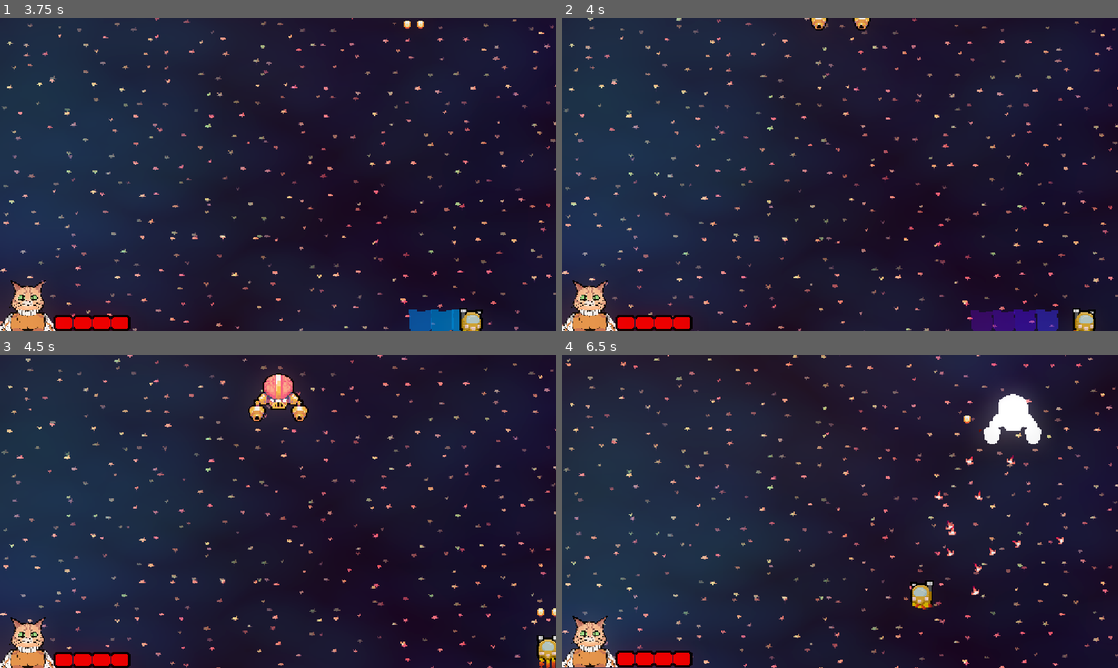
Above: before the commit, frames 1-4 (two rows, left to right).
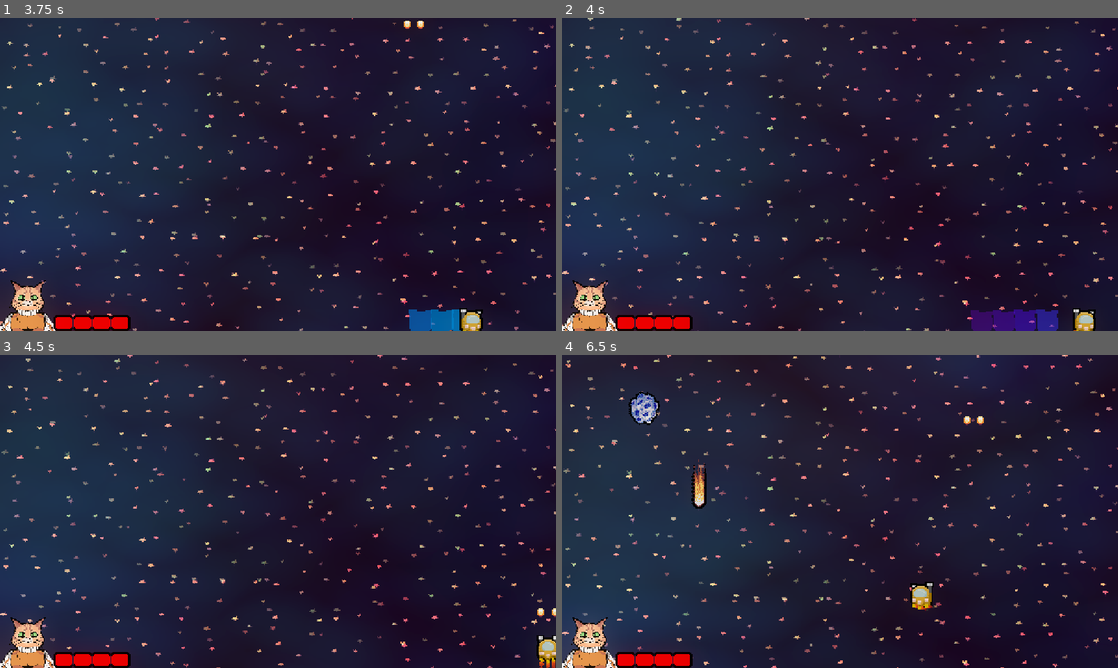
Above: after the commit, the same moments.

Repository: Fateceira/save-the-kitties
Game: Godot game, scene res://Scenes/menu_principal.tscn
Same seed, same stepped clock (60 frames per second), same inputs: the game is played once before the commit and once after it.
Inputs (mouse positions are in pixels of both pictures, inside the frame that each line leads up to):
- Up to frame 1 (3.75 s): click (278, 265) at 0.5 s; click (161, 174) at 1.25 s; move the mouse to (400, 158) at 2.02 s; hold D (move_right) 2.03-2.78 s; tap Space (dash) at 2.1, 3.6 s; move the mouse to (166, 190) at 2.77 s; hold S (move_down) 2.78-3.53 s; click (166, 190) at 2.85 s; move the mouse to (333, 105) at 3.52 s; hold D (move_right) from 3.53 s (still down)
- Up to frame 2 (4 s): keep holding D (move_right)
- Up to frame 3 (4.5 s): move the mouse to (250, 574) at 4.27 s; release D (move_right) at 4.28 s; hold W (move_up) from 4.28 s (still down); click (250, 574) at 4.35 s
- Up to frame 4 (6.5 s): move the mouse to (1006, 558) at 5.02 s; release W (move_up) at 5.03 s; hold A (move_left) from 5.03 s (still down); tap Space (dash) at 5.1 s; move the mouse to (673, 464) at 5.77 s; click (673, 464) at 5.85 s

Frame 1 is identical in both runs. In frame 2, 0.2% of the frame differs, in the area x 44-56%, y 0-4%; in frame 3, 0.9%; in frame 4, 5.9%, in the area x 0-100%, y 0-100%.

Commit message:
Update Gameplay.tscn

Diff:
--- a/Scenes/Gameplay.tscn
+++ b/Scenes/Gameplay.tscn
@@ -8,7 +8,11 @@
 [ext_resource type="PackedScene" uid="uid://4w4jgxgfn2um" path="res://assets/Prefabs/Components/pf_Enemy_Spawner.tscn" id="6_xwjbm"]
 [ext_resource type="PackedScene" uid="uid://cdrcq0atefc6k" path="res://assets/Prefabs/Components/pf_Camera2D.tscn" id="7_5klrq"]
 [ext_resource type="Script" uid="uid://br8fwkyeo43qx" path="res://Scripts/CustomResources/WaveData.gd" id="7_bk2no"]
+[ext_resource type="Resource" uid="uid://ciqwwhc2ewv65" path="res://WaveData/wv_TutorialWave.tres" id="8_rbnsi"]
+[ext_resource type="Resource" uid="uid://be043blu006h1" path="res://WaveData/wv_Wave_01.tres" id="9_upsvf"]
+[ext_resource type="Resource" uid="uid://cmfgyq1s0noff" path="res://WaveData/wv_Wave_02.tres" id="10_24v7v"]
 [ext_resource type="Script" uid="uid://biqccyyu52q7b" path="res://Scripts/Test/LevelTest.gd" id="10_vu60g"]
+[ext_resource type="Resource" uid="uid://cpaids5lgcisn" path="res://WaveData/wv_Wave_03.tres" id="11_k2tjh"]
 [ext_resource type="Resource" uid="uid://b0exgurjhjpeq" path="res://WaveData/wv_Wave_04.tres" id="12_qaqk3"]
 [ext_resource type="PackedScene" uid="uid://dfa3sv3uep71a" path="res://assets/Prefabs/Components/pf_PostProcessing.tscn" id="15_2aia5"]
 [ext_resource type="PackedScene" uid="uid://c4w8f0xl136ew" path="res://Scenes/pause_screen.tscn" id="15_bk2no"]
@@ -65,7 +69,7 @@
 [node name="EnemySpawner" parent="." instance=ExtResource("6_xwjbm")]
 position = Vector2(-62.9961, -98.993)
 spawn_area_width = 1200.0
-wave_list = Array[ExtResource("7_bk2no")]([ExtResource("12_qaqk3")])
+wave_list = Array[ExtResource("7_bk2no")]([ExtResource("8_rbnsi"), ExtResource("9_upsvf"), ExtResource("10_24v7v"), ExtResource("11_k2tjh"), ExtResource("12_qaqk3")])
 screen_margin = 80.0
 viper_path_spacing = 0.015
 max_total_enemies = 6
Not shown: 3 places in Scenes/Gameplay.tscn that only renumber resources
